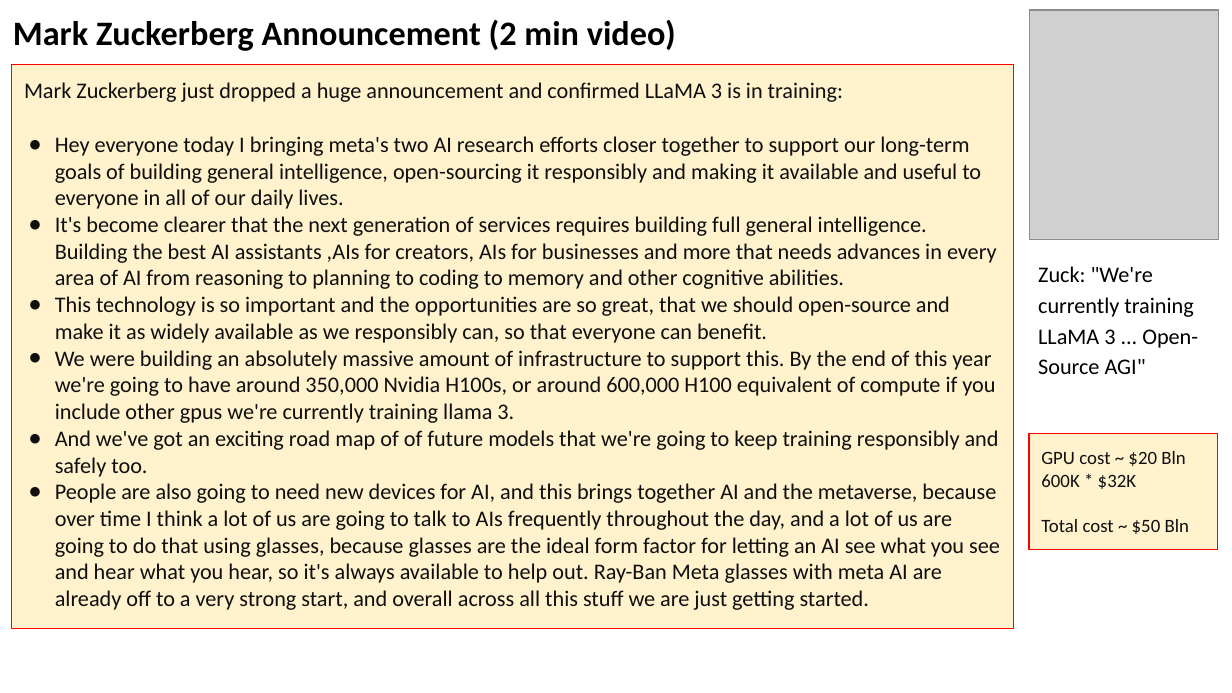
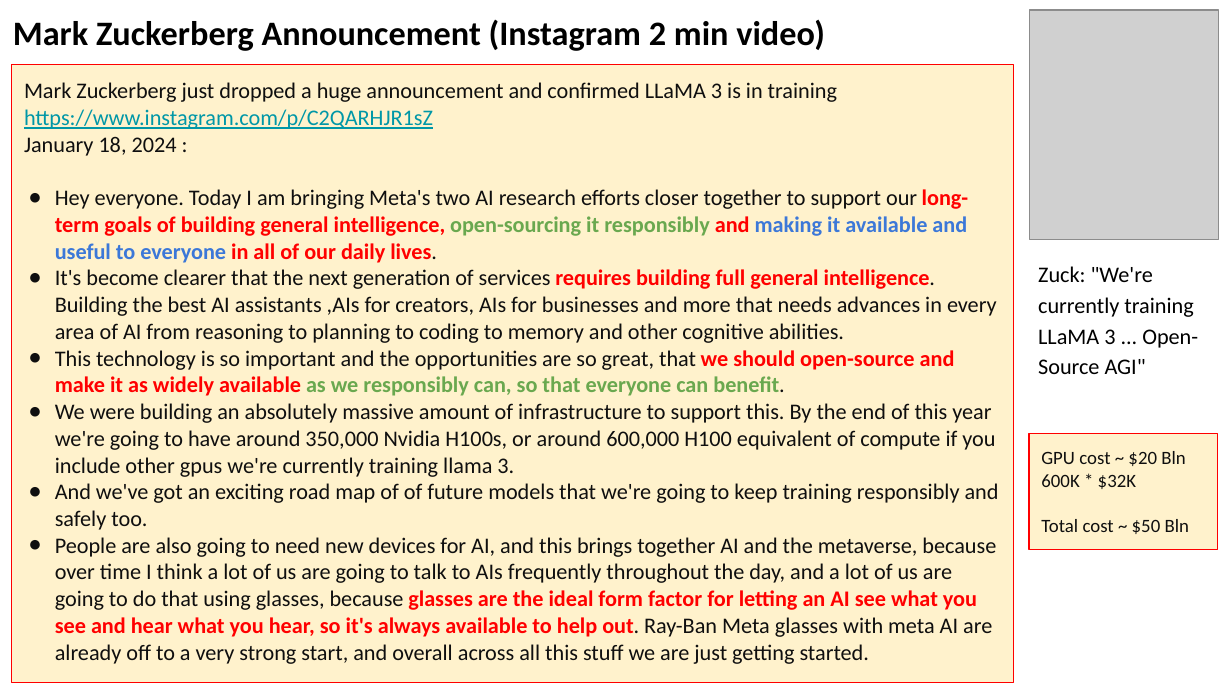
Before and after one commit to lselector/seminar, a slide deck: slide 25 of 2024/2024-01-19-AI-Updates.pptx. Drawn at 1232x693 pixels with LibreOffice and Linux fonts; fonts in the diff are those of the drawing; grey boxes stand for pictures. Boxes give left, top, right and bottom in pixels: in the first picture for what was removed or moved away, otherwise in the second. Text is boxed around its words. In the diff, an @@ line names an element or a change of style, - is before the commit and + after.

Commit message:
update

```diff
--- a/2024/2024-01-19-AI-Updates.pptx
+++ b/2024/2024-01-19-AI-Updates.pptx
@@ text at (13,19,825,51): text changed @@
-Mark Zuckerberg Announcement (2 min video)
+Mark Zuckerberg Announcement (Instagram 2 min video)
@@ rectangle "Mark Zuckerberg just dropped a ...": place and size @@
-rectangle "Mark Zuckerberg just dropped a ..." at (12,64,1014,628)
+rectangle "Mark Zuckerberg just dropped a ..." at (12,64,1014,683)
@@ text in rectangle at (24,82,969,263): text changed @@
-Mark Zuckerberg just dropped a huge announcement and confirmed LLaMA 3 is in training:
-● Hey everyone today I bringing meta's two AI research efforts closer together to support our long-term goals of building general intelligence, open-sourcing it responsibly and making it available and useful to everyone in all of our daily lives.
+Mark Zuckerberg just dropped a huge announcement and confirmed LLaMA 3 is in training
+https://www.instagram.com/p/C2QARHJR1sZ
+January 18, 2024 :
+● Hey everyone. Today I am bringing Meta's two AI research efforts closer together to support our long-term goals of building general intelligence, open-sourcing it responsibly and making it available and useful to everyone in all of our daily lives.
@@ text in rectangle at (55,269,997,664): text colour #0F0F0F to #FF0000, bold on in "requires building full general intelligence.", "we should open-source and make it as ...", "glasses are the ideal form factor for ..."; text colour #0F0F0F to #6AA84F in "as we responsibly can, so that everyone ..." @@
```
Also in this commit, not shown: 4 other slides changed.
